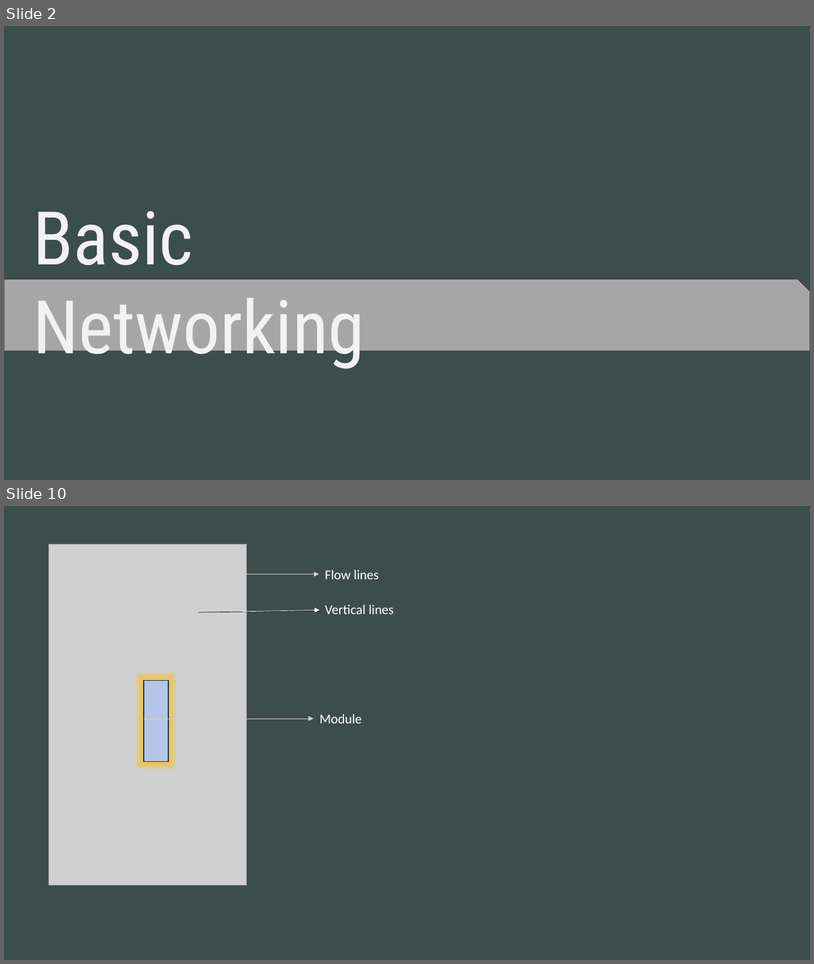
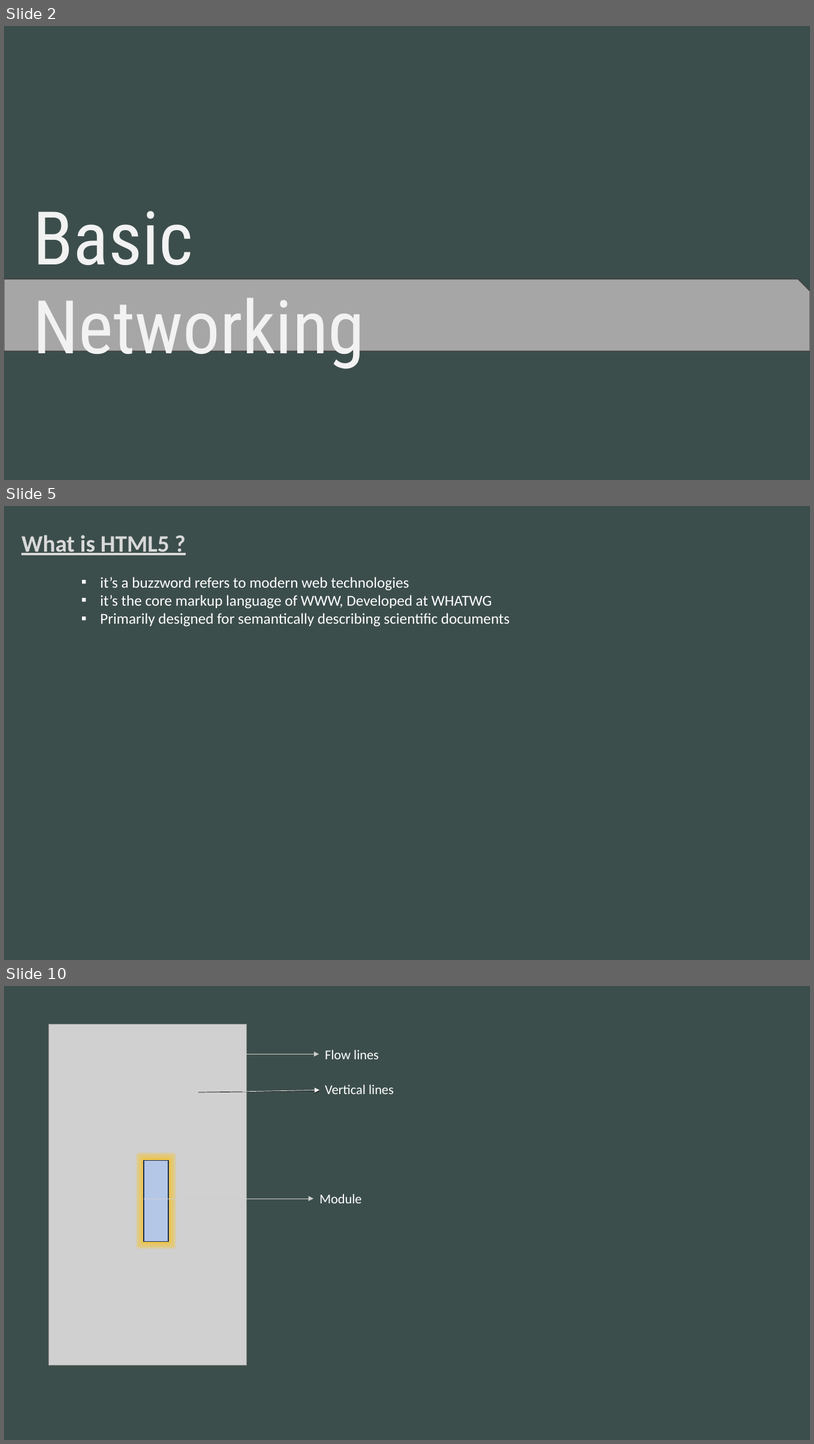
Before and after one commit to Ashishkumar448/Daily-Studies, a slide deck: Fullstack ppt.pptx. Shown one above the other, each under a label of ours: slides 2 and 10 before the commit, slides 2, 5 and 10 after it; the slides between them are not shown. The pictures are 814x964 and 814x1444 pixels, drawn with LibreOffice and Linux fonts; fonts in the diff are those of the drawing; grey boxes stand for pictures. Boxes give left, top, right and bottom in pixels: in the first picture for what was removed or moved away, otherwise in the second. Text is boxed around its words. In the diff, an @@ line names an element or a change of style, - is before the commit and + after.

```diff
--- a/Fullstack ppt.pptx
+++ b/Fullstack ppt.pptx
@@ slide 5 added at [4,506,810,960], background #3C4E4B @@
@@ text added at [21,535,170,555], 28 pt, text #D9D9D9, bold, underline @@
+What is HTML5 ?
@@ text added at [100,577,510,627], 18 pt, text #FFFFFF @@
+▪ it’s a buzzword refers to modern web technologies
+▪ it’s the core markup language of WWW, Developed at WHATWG
+▪ Primarily designed for semantically describing scientific documents
```
Also in this commit, not shown: 3 other slides added, 4 slides removed, 18 other files.
